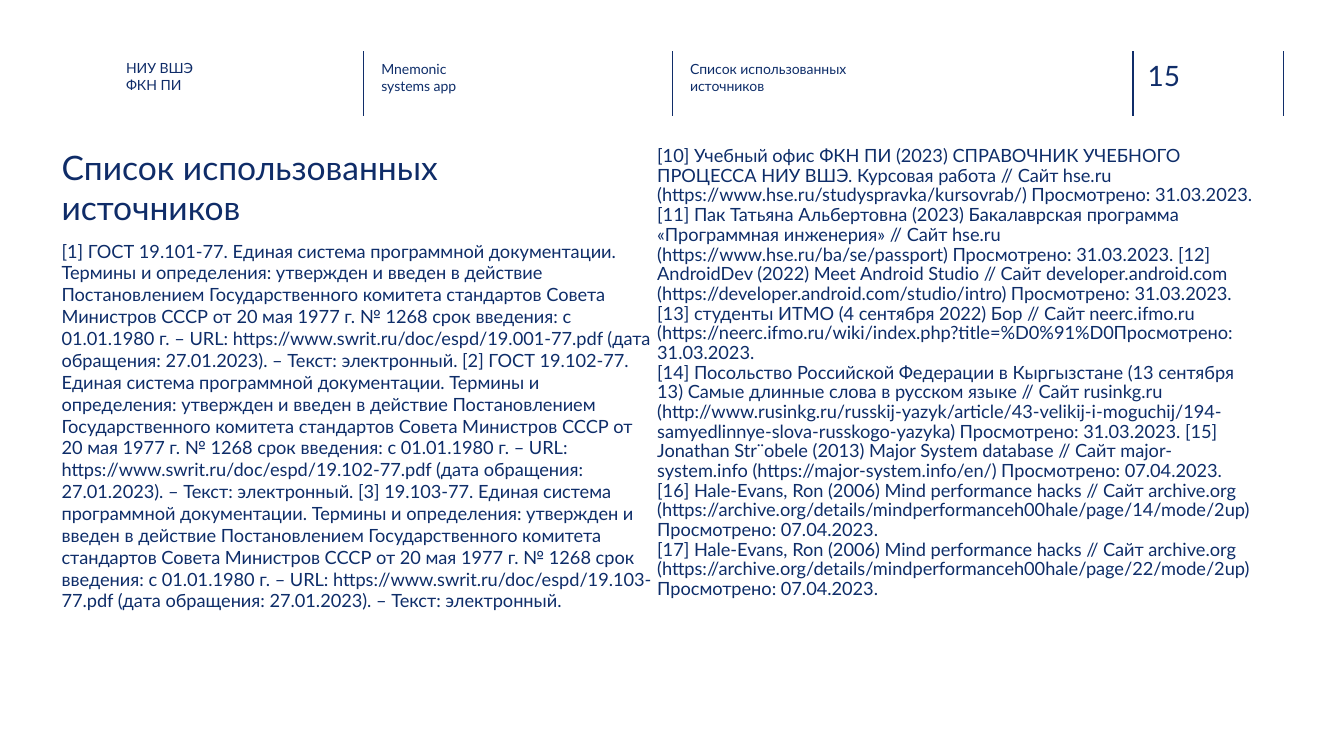
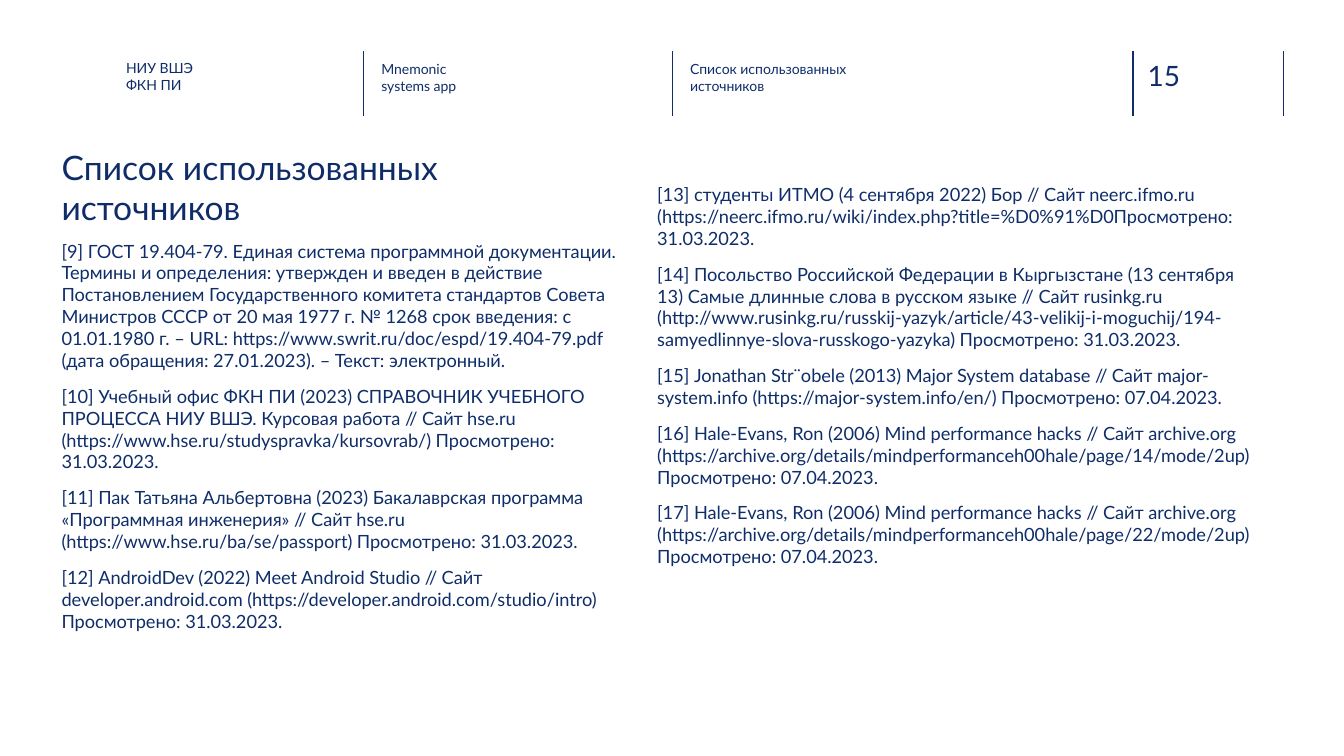
Before and after one commit to NikPeg/mnemonic_systems_app, a slide deck: slide 15 of Итоговые документы/presentation.pptx. Drawn at 1344x756 pixels with LibreOffice and Linux fonts; fonts in the diff are those of the drawing; background and template pictures are left out. Boxes give left, top, right and bottom in pixels: in the first picture for what was removed or moved away, otherwise in the second. Text is boxed around its words. In the diff, an @@ line names an element or a change of style, - is before the commit and + after.

Commit message:
Add all slides

```diff
--- a/Итоговые документы/presentation.pptx
+++ b/Итоговые документы/presentation.pptx
@@ text at box(657, 187, 1249, 566): text changed @@
-[10] Учебный офис ФКН ПИ (2023) СПРАВОЧНИК УЧЕБНОГО ПРОЦЕССА НИУ ВШЭ. Курсовая работа // Сайт hse.ru (https://www.hse.ru/studyspravka/kursovrab/) Просмотрено: 31.03.2023. [11] Пак Татьяна Альбертовна (2023) Бакалаврская программа «Программная инженерия» // Сайт hse.ru (https://www.hse.ru/ba/se/passport) Просмотрено: 31.03.2023. [12] AndroidDev (2022) Meet Android Studio // Сайт developer.android.com (https://developer.android.com/studio/intro) Просмотрено: 31.03.2023. [13] студенты ИТМО (4 сентября 2022) Бор // Сайт neerc.ifmo.ru (https://neerc.ifmo.ru/wiki/index.php?title=%D0%91%D0Просмотрено: 31.03.2023.
-[14] Посольство Российской Федерации в Кыргызстане (13 сентября 13) Самые длинные слова в русском языке // Сайт rusinkg.ru (http://www.rusinkg.ru/russkij-yazyk/article/43-velikij-i-moguchij/194-samyedlinnye-slova-russkogo-yazyka) Просмотрено: 31.03.2023. [15] Jonathan Str¨obele (2013) Major System database // Сайт major-system.info (https://major-system.info/en/) Просмотрено: 07.04.2023.
-[16] Hale-Evans, Ron (2006) Mind performance hacks // Сайт archive.org (https://archive.org/details/mindperformanceh00hale/page/14/mode/2up) Просмотрено: 07.04.2023.
-[17] Hale-Evans, Ron (2006) Mind performance hacks // Сайт archive.org (https://archive.org/details/mindperformanceh00hale/page/22/mode/2up) Просмотрено: 07.04.2023.
+[13] студенты ИТМО (4 сентября 2022) Бор // Сайт neerc.ifmo.ru (https://neerc.ifmo.ru/wiki/index.php?title=%D0%91%D0Просмотрено: 31.03.2023.
+[14] Посольство Российской Федерации в Кыргызстане (13 сентября 13) Самые длинные слова в русском языке // Сайт rusinkg.ru (http://www.rusinkg.ru/russkij-yazyk/article/43-velikij-i-moguchij/194-samyedlinnye-slova-russkogo-yazyka) Просмотрено: 31.03.2023.
+[15] Jonathan Str¨obele (2013) Major System database // Сайт major-system.info (https://major-system.info/en/) Просмотрено: 07.04.2023.
+[16] Hale-Evans, Ron (2006) Mind performance hacks // Сайт archive.org (https://archive.org/details/mindperformanceh00hale/page/14/mode/2up) Просмотрено: 07.04.2023.
+[17] Hale-Evans, Ron (2006) Mind performance hacks // Сайт archive.org (https://archive.org/details/mindperformanceh00hale/page/22/mode/2up) Просмотрено: 07.04.2023.
@@ text at box(62, 244, 616, 631): text changed @@
-[1] ГОСТ 19.101-77. Единая система программной документации. Термины и определения: утвержден и введен в действие Постановлением Государственного комитета стандартов Совета Министров СССР от 20 мая 1977 г. № 1268 срок введения: с 01.01.1980 г. – URL: https://www.swrit.ru/doc/espd/19.001-77.pdf (дата обращения: 27.01.2023). – Текст: электронный. [2] ГОСТ 19.102-77. Единая система программной документации. Термины и определения: утвержден и введен в действие Постановлением Государственного комитета стандартов Совета Министров СССР от 20 мая 1977 г. № 1268 срок введения: с 01.01.1980 г. – URL: https://www.swrit.ru/doc/espd/19.102-77.pdf (дата обращения: 27.01.2023). – Текст: электронный. [3] 19.103-77. Единая система программной документации. Термины и определения: утвержден и введен в действие Постановлением Государственного комитета стандартов Совета Министров СССР от 20 мая 1977 г. № 1268 срок введения: с 01.01.1980 г. – URL: https://www.swrit.ru/doc/espd/19.103-77.pdf (дата обращения: 27.01.2023). – Текст: электронный.
+[9] ГОСТ 19.404-79. Единая система программной документации. Термины и определения: утвержден и введен в действие Постановлением Государственного комитета стандартов Совета Министров СССР от 20 мая 1977 г. № 1268 срок введения: с 01.01.1980 г. – URL: https://www.swrit.ru/doc/espd/19.404-79.pdf (дата обращения: 27.01.2023). – Текст: электронный.
+[10] Учебный офис ФКН ПИ (2023) СПРАВОЧНИК УЧЕБНОГО ПРОЦЕССА НИУ ВШЭ. Курсовая работа // Сайт hse.ru (https://www.hse.ru/studyspravka/kursovrab/) Просмотрено: 31.03.2023.
+[11] Пак Татьяна Альбертовна (2023) Бакалаврская программа «Программная инженерия» // Сайт hse.ru (https://www.hse.ru/ba/se/passport) Просмотрено: 31.03.2023.
+[12] AndroidDev (2022) Meet Android Studio // Сайт developer.android.com (https://developer.android.com/studio/intro) Просмотрено: 31.03.2023.
```
Also in this commit, not shown: 5 other slides changed, 1 slide added, 1 slide removed.
